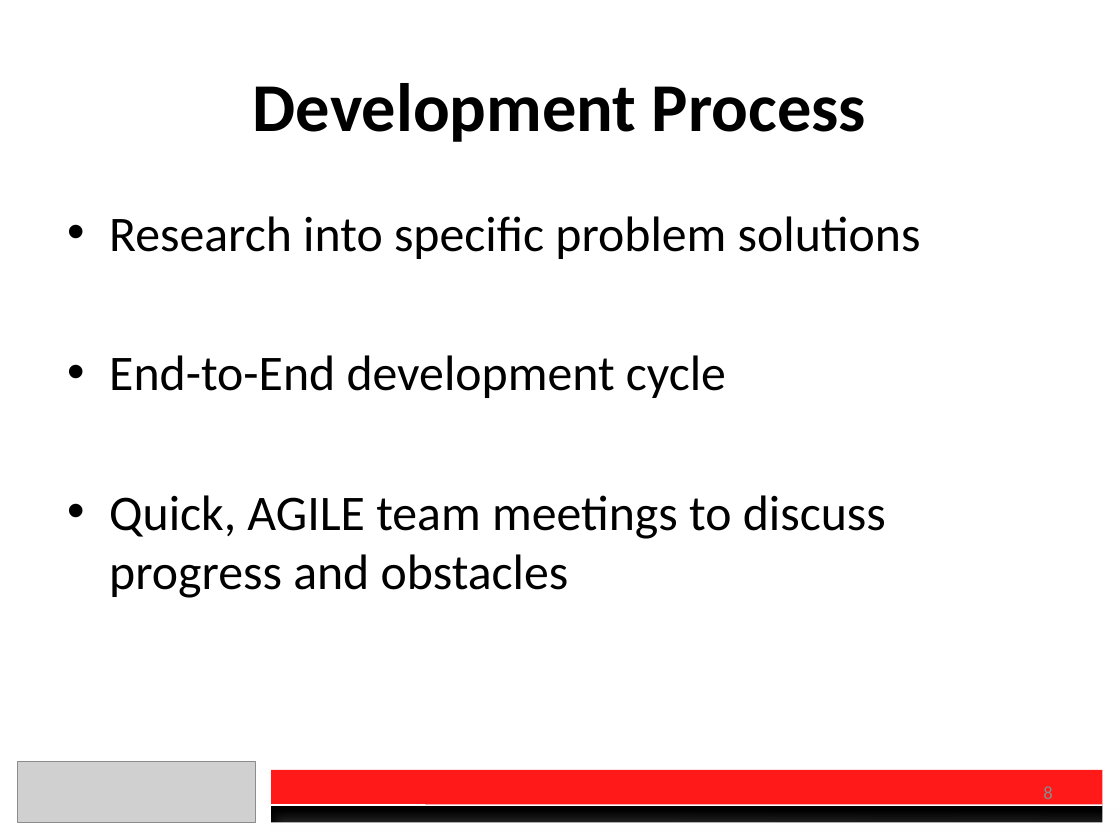
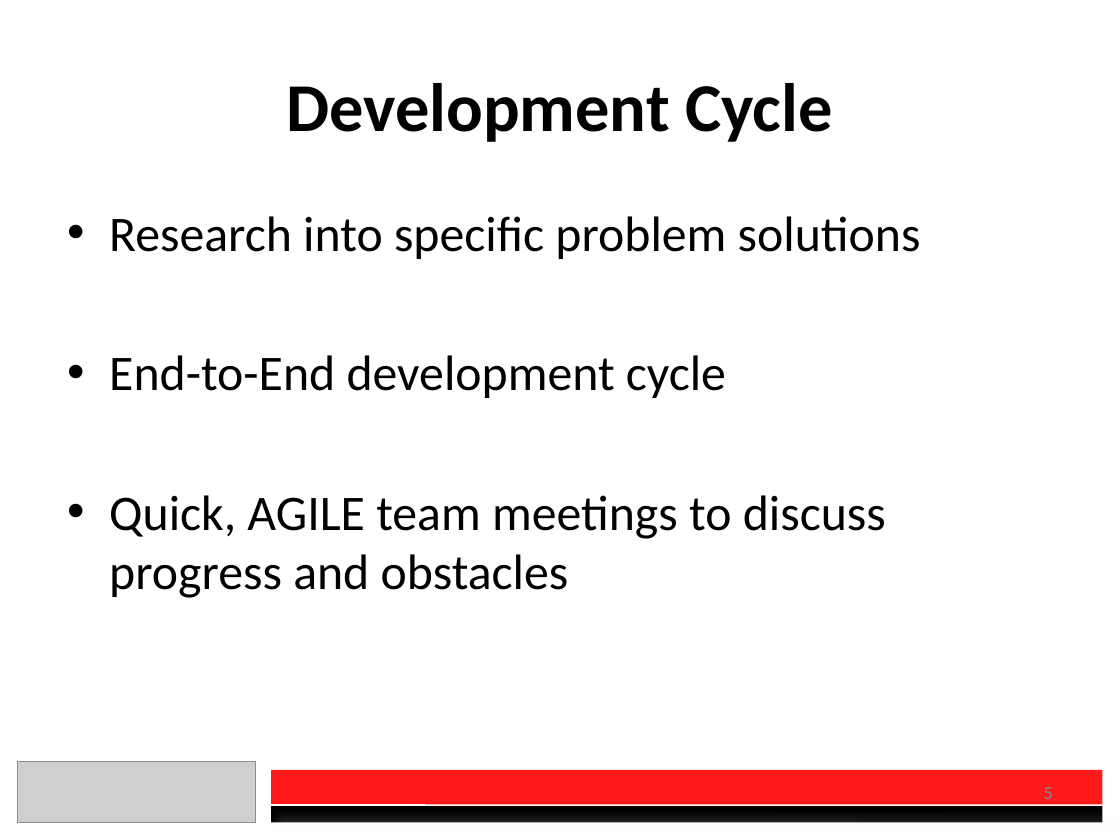
Before and after one commit to DanielSauve/OEC2017, a slide deck: slide 5 of Presentation.pptx (slide 8 before the commit). Drawn at 1120x840 pixels with LibreOffice and Linux fonts; fonts in the diff are those of the drawing; grey boxes stand for pictures. Boxes give left, top, right and bottom in pixels: in the first picture for what was removed or moved away, otherwise in the second. Text is boxed around its words. In the diff, an @@ line names an element or a change of style, - is before the commit and + after.

```diff
--- a/Presentation.pptx
+++ b/Presentation.pptx
@@ title at bbox=[286, 83, 833, 142]: text changed @@
-Development Process
+Development Cycle
@@ page number at bbox=[1043, 787, 1052, 805]: text changed @@
-8
+5
```
Also in this commit, not shown: 3 other slides changed, 3 slides added, 3 slides removed, 1 other file.
